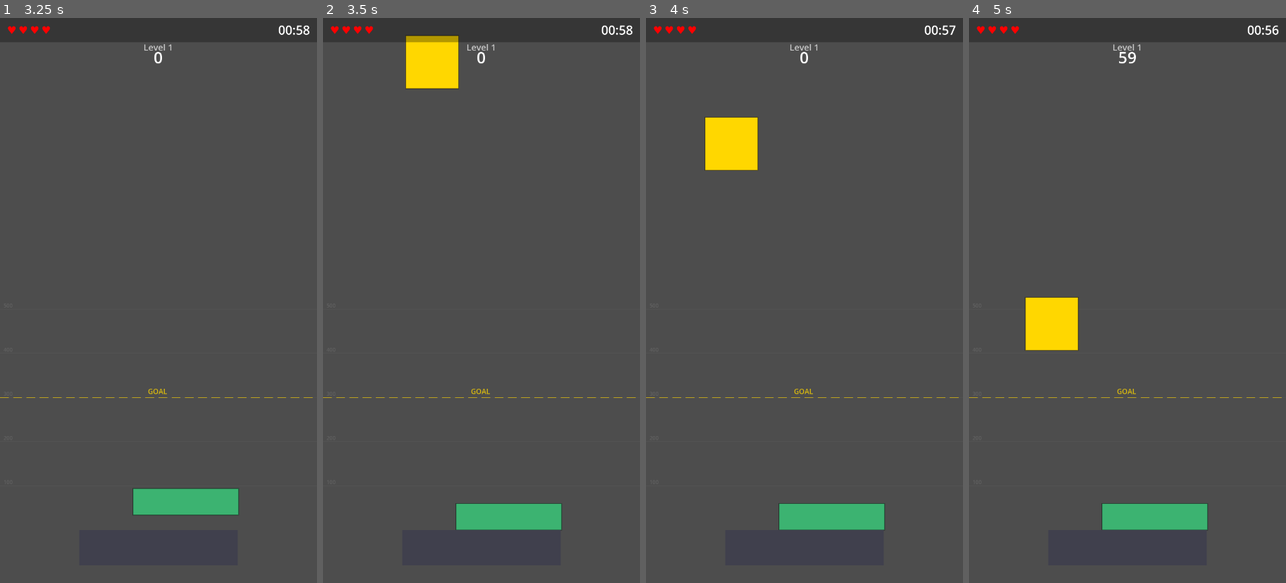
Above: before the commit, frames 1-4 (left to right).
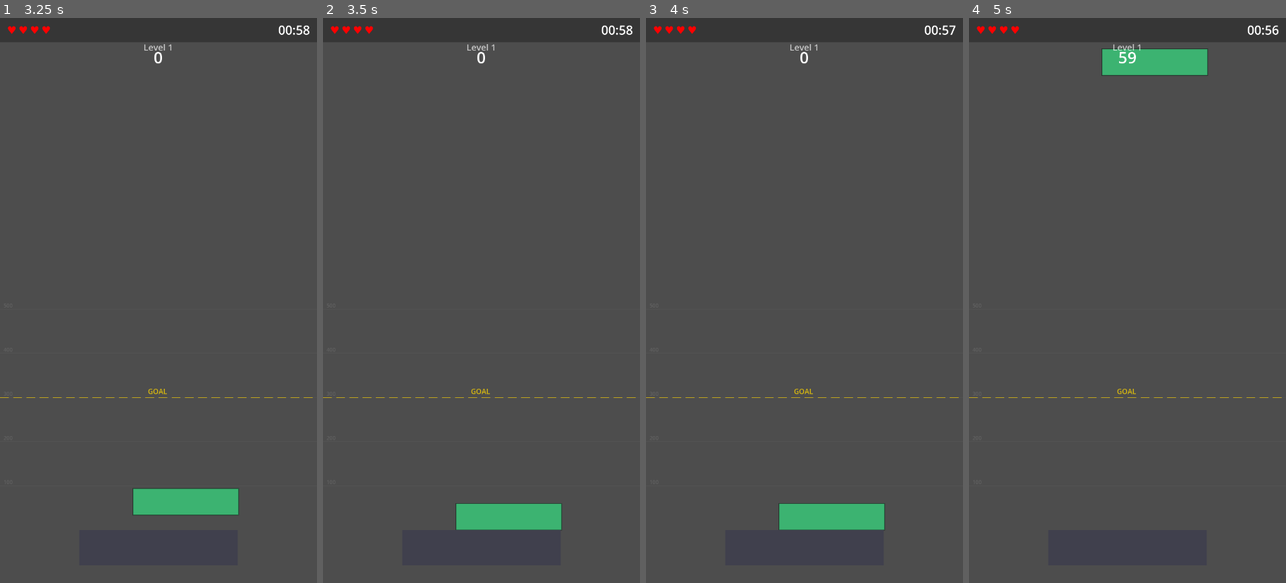
Above: after the commit, the same moments.

Repository: PartlyWhole/ToppleClone
Game: Godot game, scene res://main/main.tscn
The game is run twice, just before and just after one commit, with the same random seed, the same clock (stepped at 60 frames per second) and the same inputs.
Inputs (mouse positions are in pixels of both pictures, inside the frame that each line leads up to):
- Up to frame 1 (3.25 s): click "PLAY" at 0.5 s; tap Enter at 1.25 s; drag from (168, 63) to (190, 176) at 1.27 s; drag from (95, 328) to (142, 413) at 2.02 s; move the mouse to (190, 176) at 2.77 s; tap Ctrl at 2.85 s; click (190, 176) at 2.92 s
- Up to frame 2 (3.5 s): no input
- Up to frame 3 (4 s): drag from (753, 63) to (709, 215) at 3.52 s
- Up to frame 4 (5 s): move the mouse to (1222, 385) at 4.27 s; tap Enter at 4.35 s; click (1222, 385) at 4.42 s

Frame 1 is identical in both runs. In frame 2, 1.6% of the frame differs, in the area x 26-43%, y 3-13%; in frame 3, 1.6%; in frame 4, 4.8%, in the area x 17-76%, y 5-91%.

Commit message:
fix: prevent duplicate spawned blocks
Guard _spawn_block() to bail if _current_block already exists,
preventing both the delay timer and _scan_tower retry from
spawning simultaneously.

Co-Authored-By: Claude Opus 4.6 (1M context) <noreply@anthropic.com>

Diff:
--- a/features/gameplay/scripts/game_manager.gd
+++ b/features/gameplay/scripts/game_manager.gd
@@ -135,6 +135,8 @@
 
 func _spawn_block() -> void:
 	if _state != State.PLAYING:
+		return
+	if _current_block != null and is_instance_valid(_current_block):
 		return
 	if _is_above_goal():
 		return
